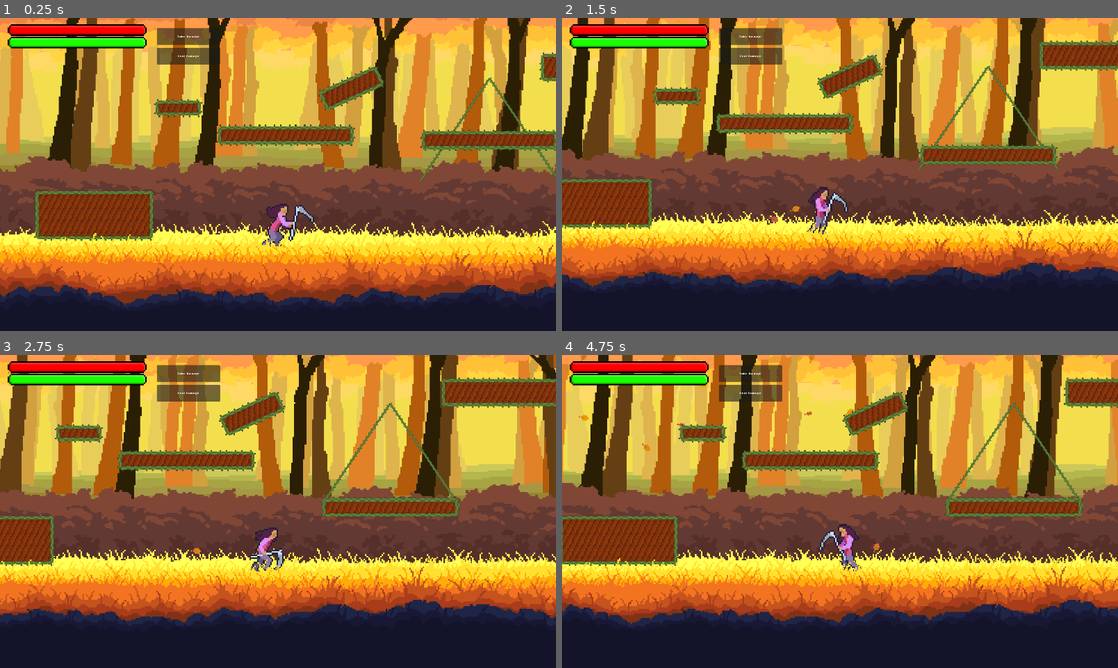
Above: before the commit, frames 1-4 (two rows, left to right).
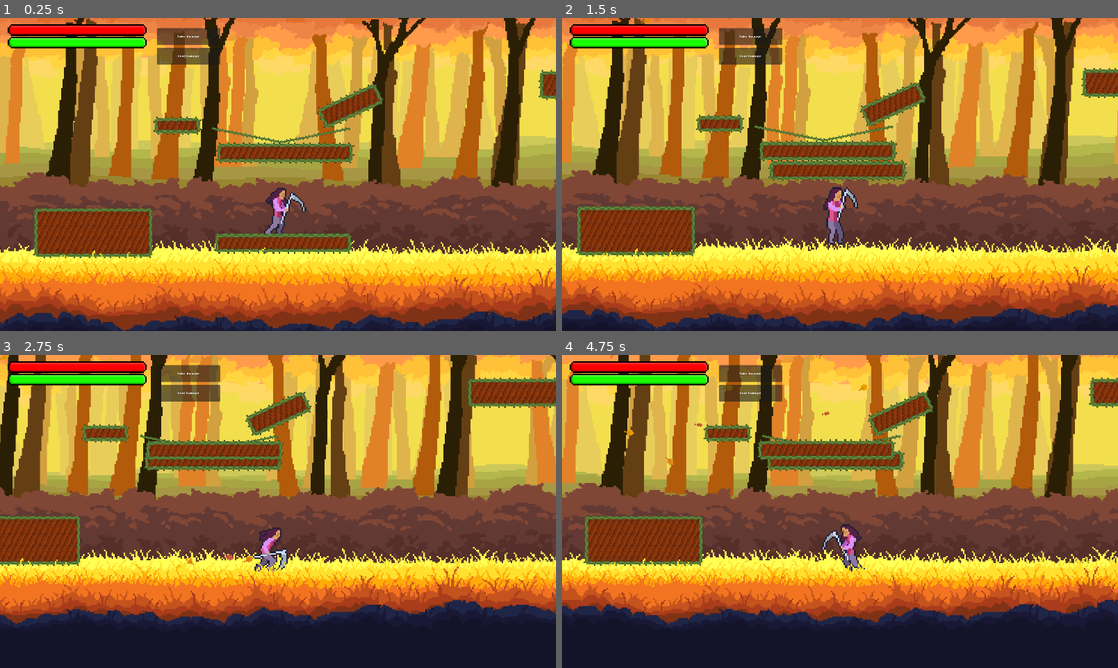
Above: after the commit, the same moments.

Repository: LordRevan36/software_development_platformer
Game: Godot game, scene res://Levels/Forest/platform_test.tscn
Same seed, same stepped clock (60 frames per second), same inputs: the game is played once before the commit and once after it. This scene is started directly instead of the project's main scene.
Inputs (mouse positions are in pixels of both pictures, inside the frame that each line leads up to):
- Up to frame 1 (0.25 s): no input
- Up to frame 2 (1.5 s): tap Enter at 0.5 s; move the mouse to (962, 158) at 0.52 s; hold D (Right) 0.53-1.25 s; tap K (Attack) at 0.6 s; click (962, 158) at 0.67 s; drag from (728, 190) to (812, 237) at 1.27 s
- Up to frame 3 (2.75 s): move the mouse to (333, 442) at 2.02 s; hold D (Right) from 2.03 s (still down); tap K (Attack) at 2.1 s
- Up to frame 4 (4.75 s): release D (Right) at 2.75 s; drag from (812, 574) to (673, 464) at 2.77 s; move the mouse to (1006, 558) at 3.52 s; hold A (Left) 3.53-4.25 s; tap K (Attack) at 3.6 s; drag from (673, 464) to (756, 433) at 4.27 s

The runs differ from the first frame. In frame 1, 58% of the frame differs, in the area x 0-100%, y 0-100%; in frame 2, 85%; in frame 3, 47%; in frame 4, 48%.

Commit message:
buggy platform movement
changed from rotation to basic movement. only bug rn is the initial position of the child platform is wrong, but once it gets to the right point, it works

Diff:
--- a/software-development-platformer/Levels/Forest/platform_test.tscn
+++ b/software-development-platformer/Levels/Forest/platform_test.tscn
@@ -117,11 +117,22 @@
 shape = SubResource("RectangleShape2D_dlp0c")
 
 [node name="Swing" parent="Platforms" parent_id_path=PackedInt32Array(2139959054) index="6" unique_id=1362813319 instance=ExtResource("3_t2qmn")]
-position = Vector2(551, -123)
-swing_speed = 4.0
+move_speed = 2.0
+x_range = 50.0
+y_range = 0.0
+toggleAnimation = false
+
+[node name="LeftRope" parent="Platforms/Swing/Ropes" parent_id_path=PackedInt32Array(1362813319, 1356544557) index="0" unique_id=399989842]
+points = PackedVector2Array(0, 0, -184, -36.907604)
+
+[node name="RightRope" parent="Platforms/Swing/Ropes" parent_id_path=PackedInt32Array(1362813319, 1356544557) index="1" unique_id=1013934514]
+points = PackedVector2Array(0, 0, 184, -36.907604)
 
 [node name="RectangleOutline" parent="Platforms/Swing/Platform" parent_id_path=PackedInt32Array(1362813319, 1136379276) index="2" unique_id=1082408081]
 shape = SubResource("RectangleShape2D_78s2b")
+
+[node name="AnimationPlayer" parent="Platforms/Swing" index="2" unique_id=705646605]
+autoplay = &""
 
 [editable path="Parallax <100/FallPlatform"]
 [editable path="Parallax <100/FallPlatform/Platform"]
--- a/software-development-platformer/Props/Platform/swing.gd
+++ b/software-development-platformer/Props/Platform/swing.gd
@@ -7,20 +7,22 @@
 @onready var collision_polygon_2d: CollisionPolygon2D = $Platform/CollisionPolygon2D
 @onready var polygon_2d: Polygon2D = $Platform/Polygon2D
 
-@export var radius : float = 300.0
-@export var max_angle_degrees : float = 30.0
-@export var swing_speed : float = 4.0
-@export var phase_offset : float = 0.0
+@export var move_speed : float = 2.0
+@export var x_range : float = 20.0
+@export var y_range : float = 0.0
 @export var currently_active : bool = true
 
 @export var ropeTexture : Texture
 
 @export var centerNode : bool = false
 @export var updateLines : bool = false
-@export var updateRadius: bool = false
+@export var updateAnimation: bool = false
+@export var toggleAnimation: bool = false
 
 var animation_player: AnimationPlayer
 var animation: Animation
+
+var tween = create_tween()
 
 var time_passed : float = 0.0
 var current_velocity : Vector2 = Vector2.ZERO
@@ -29,9 +31,11 @@
 var testing
 # Called when the node enters the scene tree for the first time.
 func _ready() -> void:
+	position = Vector2(0,0)
 	animation_player = $AnimationPlayer
 	#animation_player.get_animation_library("").duplicate()
 	animation = animation_player.get_animation("swing") #Makes animation library unique to this scene, to change properties through code.
+
 
 	_update_lines()
 	_update_plat_position()
@@ -39,17 +43,22 @@
 
 # Called every frame. 'delta' is the elapsed time since the previous frame.
 func _process(delta: float) -> void:
+	if !Engine.is_editor_hint():
+		print("Child position: " + str(child_platform.position))
 
 	if Engine.is_editor_hint():
-		if centerNode or updateRadius or updateLines:
+		if centerNode or updateAnimation or updateLines or toggleAnimation:
 			print("child platform position: ", child_platform.position.x, " , ", child_platform.position.y)
 			print("swing position: ", " , ", position.x, position.y)
 		if centerNode:
 			_update_plat_position()
-		if updateRadius:
-			_update_radius()
+		if updateAnimation:
+			_setup_animation()
 		if updateLines:
 			_update_lines()
+		if toggleAnimation:
+			_toggle_animation()
+
 	else:
 		collision_polygon_2d.polygon = polygon_2d.polygon
 		if currently_active:
@@ -61,36 +70,30 @@
 
 
 func _update_plat_position() -> void:
-	if Engine.is_editor_hint():
-		print("Updating plat position")
-		child_platform._center_node()
-		child_platform.position = Vector2(0, radius)
+	pass
+	#if Engine.is_editor_hint():
+		#print("Updating plat position")
+		#child_platform._center_node()
+		#child_platform.position = Vector2(0, radius)
 
-func _update_radius() -> void:
-	print("Updating radius")
-	if Engine.is_editor_hint():
-		radius = child_platform.position.y
-		_update_plat_position()
-		_update_lines()
-	updateRadius = false
 
 func _update_lines() -> void:
-	print("Updating lines")
-	var half_plat_size : Vector2 = child_platform.size_vector / 2
-	child_platform._center_node()
-
-	left_rope.position = Vector2.ZERO
-	left_rope.points = PackedVector2Array()
-	left_rope.add_point(Vector2.ZERO)
-	#var left_end : Vector2 = child_platform.position + Vector2(-half_plat_size.x, -half_plat_size.y)
-	var left_end : Vector2 = Vector2(0, radius) + Vector2(-half_plat_size.x, -half_plat_size.y)
-	left_rope.add_point(left_end)
-
-	right_rope.position = Vector2.ZERO
-	right_rope.points = PackedVector2Array()
-	right_rope.add_point(Vector2.ZERO)
-	var right_end : Vector2 = Vector2(0, radius) + Vector2(half_plat_size.x, -half_plat_size.y)
-	right_rope.add_point(right_end)
+	#print("Updating lines")
+	#var half_plat_size : Vector2 = child_platform.size_vector / 2
+	#child_platform._center_node()
+	#
+	#left_rope.position = Vector2.ZERO
+	#left_rope.points = PackedVector2Array()
+	#left_rope.add_point(Vector2.ZERO)
+	##var left_end : Vector2 = child_platform.position + Vector2(-half_plat_size.x, -half_plat_size.y)
+	#var left_end : Vector2 = Vector2(0, radius) + Vector2(-half_plat_size.x, -half_plat_size.y)
+	#left_rope.add_point(left_end)
+	#
+	#right_rope.position = Vector2.ZERO
+	#right_rope.points = PackedVector2Array()
+	#right_rope.add_point(Vector2.ZERO)
+	#var right_end : Vector2 = Vector2(0, radius) + Vector2(half_plat_size.x, -half_plat_size.y)
+	#right_rope.add_point(right_end)
 
 	left_rope.texture = ropeTexture
 	right_rope.texture = ropeTexture
@@ -98,21 +101,20 @@
 	updateLines = false
 
 func _setup_animation() -> void:
-	animation.length = swing_speed/2
-	var ropes_index = animation.find_track("Ropes:rotation",0)
-	animation.track_set_key_value(ropes_index, 0, -max_angle_degrees)
-	animation.track_set_key_value(ropes_index, 1, max_angle_degrees)
-	var posx_index = animation.find_track("Platform:position:x",0)
-	animation.track_set_key_value(posx_index, 0, -cos(deg_to_rad(max_angle_degrees))*radius)
-	animation.track_set_key_value(posx_index, 1, cos(deg_to_rad(max_angle_degrees))*radius)
-	var posy_index = animation.find_track("Platform:position:y",0)
-	animation.track_set_key_value(posy_index, 0, sin(deg_to_rad(max_angle_degrees))*radius)
-	animation.track_set_key_value(posy_index, 1, radius)
-	animation.track_set_key_value(posy_index, 2, sin(deg_to_rad(max_angle_degrees))*radius)
-	var rot_index = animation.find_track("Platform:rotation",0)
-	animation.track_set_key_value(rot_index, 0, -deg_to_rad(max_angle_degrees))
-	animation.track_set_key_value(rot_index, 1, deg_to_rad(max_angle_degrees))
-	print(max_angle_degrees)
+	tween.stop()
+	tween.tween_property(child_platform, "position", Vector2(x_range,y_range), move_speed)
+	tween.tween_property(child_platform, "position", Vector2(-x_range,-y_range), move_speed)
+	tween.set_loops()
+	tween.play()
+	updateAnimation = false
+
+func _toggle_animation() -> void:
+	toggleAnimation = false
+	if tween.is_running():
+		tween.pause()
+	else:
+		tween.play()
+
 #func _save_velocity(delta: float) -> void:
 	#var current_global_pos = child_platform.global_position
 	#current_velocity = (current_global_pos - _last_platform_global_pos) / delta
--- a/software-development-platformer/Props/Platform/swing.tscn
+++ b/software-development-platformer/Props/Platform/swing.tscn
@@ -79,9 +79,9 @@
 tracks/1/loop_wrap = true
 tracks/1/keys = {
 "times": PackedFloat32Array(0, 2),
-"transitions": PackedFloat32Array(-2, 1),
+"transitions": PackedFloat32Array(-2, -2),
 "update": 0,
-"values": [-259.8076211353316, 259.8076211353316]
+"values": [-100.0, 100.0]
 }
 tracks/2/type = "value"
 tracks/2/imported = false
@@ -90,10 +90,10 @@
 tracks/2/interp = 1
 tracks/2/loop_wrap = true
 tracks/2/keys = {
-"times": PackedFloat32Array(0, 1, 2),
-"transitions": PackedFloat32Array(-2, -2, -2),
+"times": PackedFloat32Array(0, 2),
+"transitions": PackedFloat32Array(-2, -2),
 "update": 0,
-"values": [149.99999999999997, 300.0, 149.99999999999997]
+"values": [-20.0, 20.0]
 }
 tracks/3/type = "value"
 tracks/3/imported = false
@@ -116,8 +116,10 @@
 
 [node name="Swing" type="Node2D" unique_id=1362813319 groups=["Swing"]]
 script = ExtResource("1_mbygn")
-swing_speed = 2.0
+move_speed = null
+y_range = 20.0
 ropeTexture = ExtResource("2_14nk7")
+toggleAnimation = null
 
 [node name="Ropes" type="Node2D" parent="." unique_id=1356544557]
 
